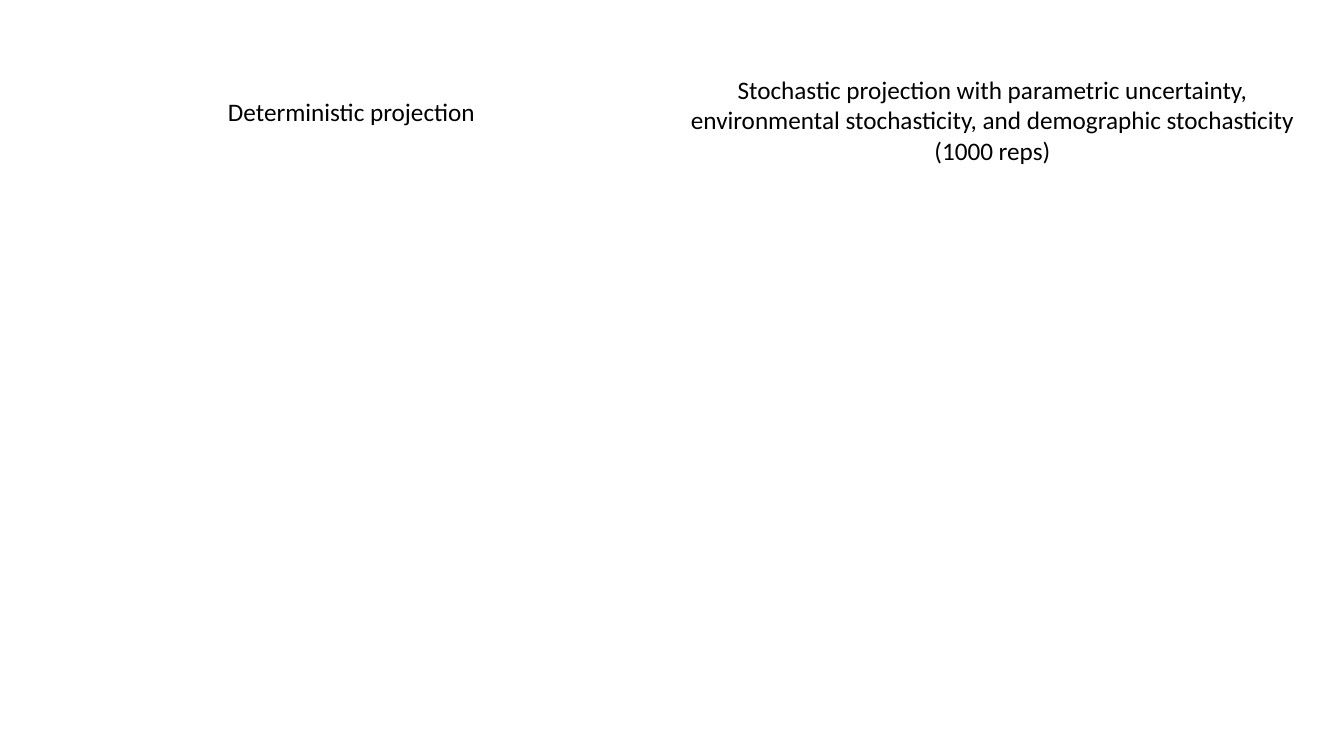
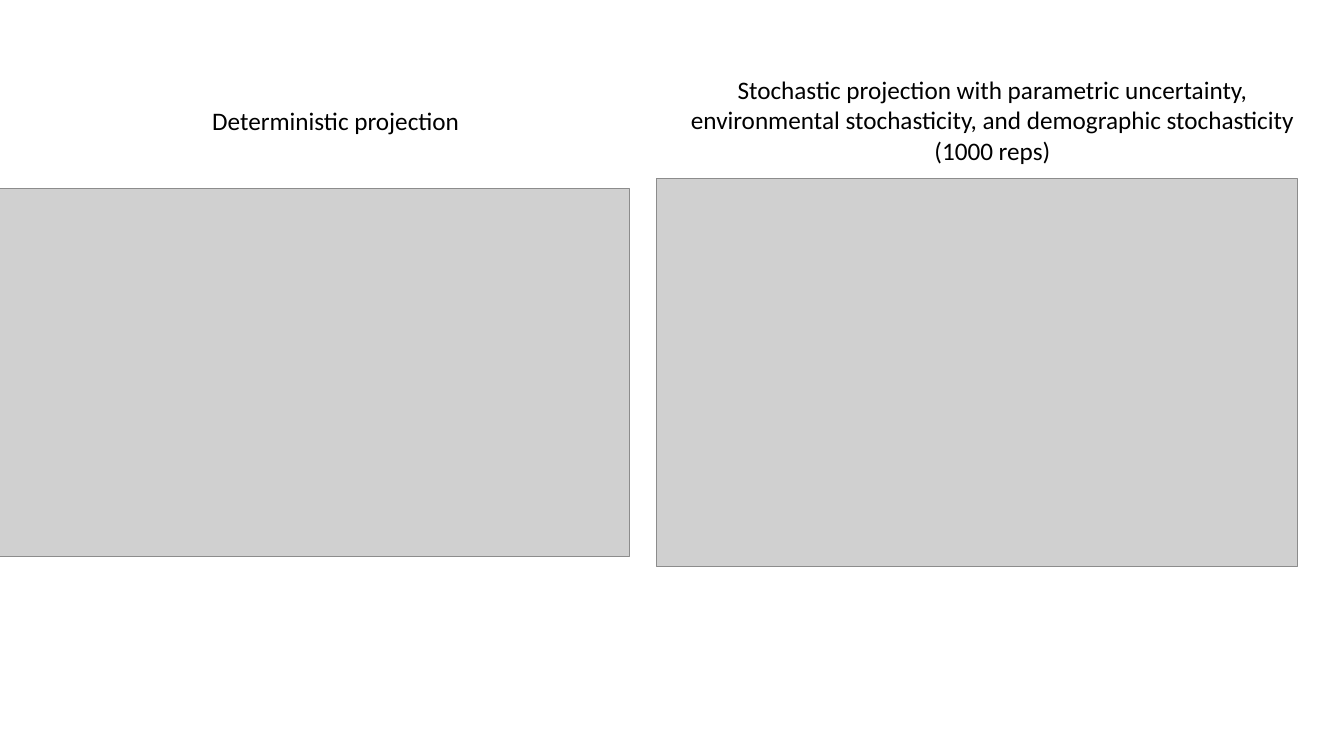
Before and after one commit to annamtucker/ssa-200, a slide deck: slide 32 of static/lectures/SSA_Lecture9_MatrixDemPVA.pptx. Drawn at 1344x756 pixels with LibreOffice and Linux fonts; fonts in the diff are those of the drawing; grey boxes stand for pictures; background and template pictures are left out. Boxes give left, top, right and bottom in pixels: in the first picture for what was removed or moved away, otherwise in the second. Text is boxed around its words. In the diff, an @@ line names an element or a change of style, - is before the commit and + after.

```diff
--- a/static/lectures/SSA_Lecture9_MatrixDemPVA.pptx
+++ b/static/lectures/SSA_Lecture9_MatrixDemPVA.pptx
@@ text "Deterministic projection": place and size @@
-text "Deterministic projection" at (228,103,475,126)
+text "Deterministic projection" at (212,112,459,135)
@@ picture added at (656,178,1298,568) @@
@@ picture added at (0,189,630,556) @@
```
Also in this commit, not shown: 16 other files.
